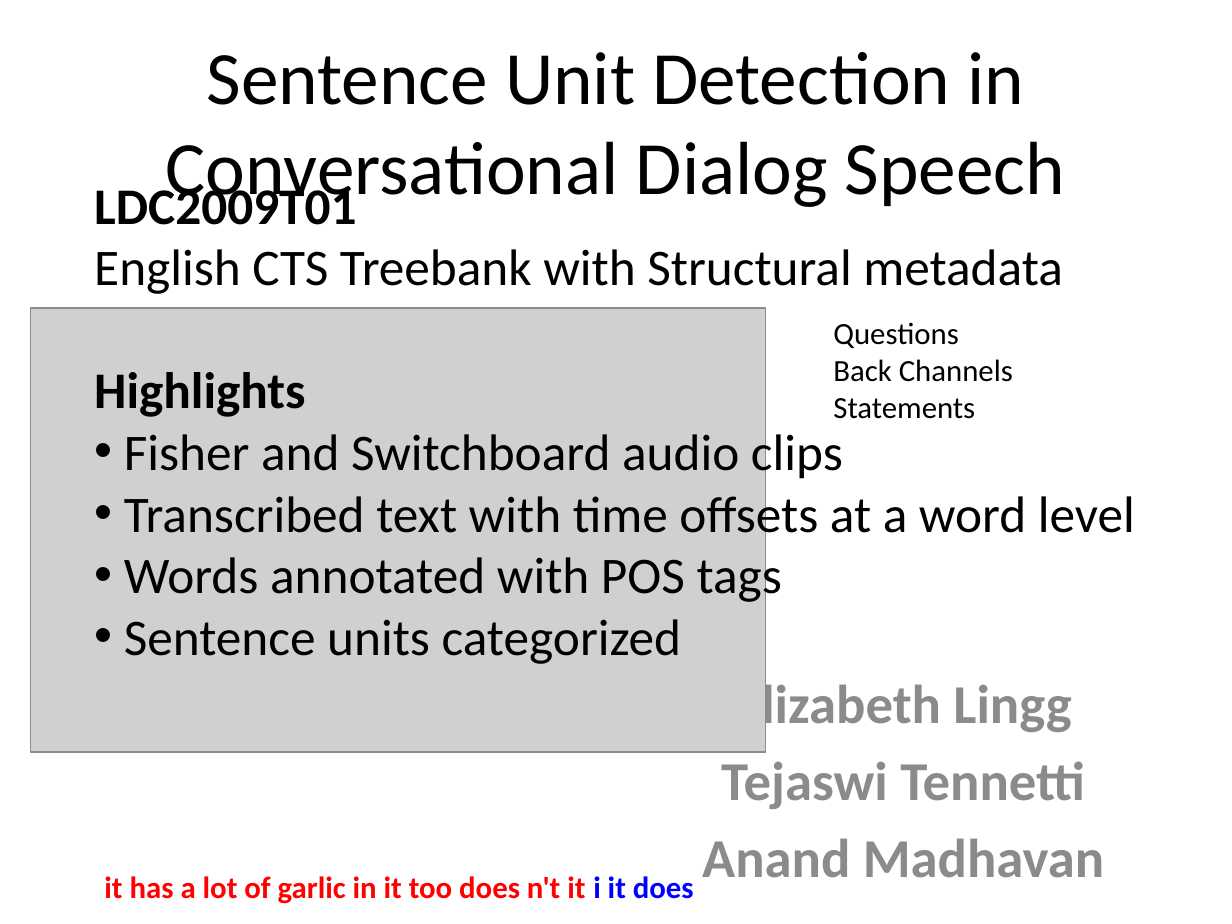
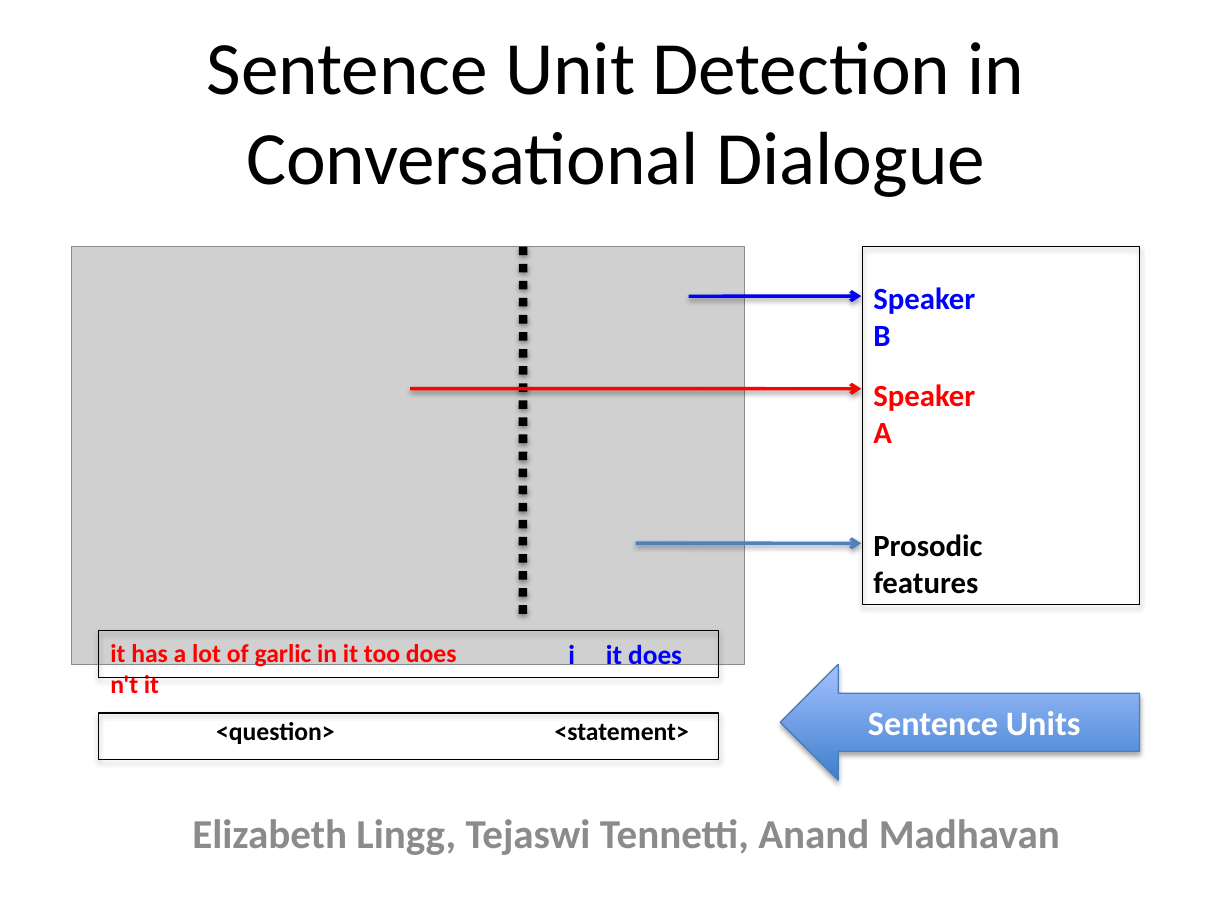
Before and after one commit to elingg/um-err-hmm, a slide deck: slide 1 of Poster.pptx. Drawn at 1232x924 pixels with LibreOffice and Linux fonts; fonts in the diff are those of the drawing; grey boxes stand for pictures. Boxes give left, top, right and bottom in pixels: in the first picture for what was removed or moved away, otherwise in the second. Text is boxed around its words. In the diff, an @@ line names an element or a change of style, - is before the commit and + after.

```diff
--- a/Poster.pptx
+++ b/Poster.pptx
@@ title at bbox=[207, 42, 1024, 197]: text changed @@
-Sentence Unit Detection in Conversational Dialog Speech
+Sentence Unit Detection in Conversational Dialogue
@@ text removed at bbox=[94, 181, 1135, 664] @@
-LDC2009T01
-English CTS Treebank with Structural metadata
-Highlights
-• Fisher and Switchboard audio clips
-• Transcribed text with time offsets at a word level
-• Words annotated with POS tags
-• Sentence units categorized
@@ picture: place and size @@
-picture at bbox=[31, 308, 766, 753]
+picture at bbox=[71, 246, 744, 664]
@@ line added from (524, 246) to (522, 621), #000000 5 pt dashed @@
@@ rectangle added at bbox=[862, 246, 1140, 604], outline #000000 0.75 pt @@
@@ arrow added from (689, 296) to (861, 296), #0000FF 2 pt @@
@@ text added at bbox=[873, 287, 975, 346], 18 pt, text #0000FF, bold @@
+Speaker B
@@ text removed at bbox=[833, 322, 1013, 419] @@
-Questions
-Back Channels Statements
@@ arrow added from (410, 388) to (861, 389), #FF0000 2 pt @@
@@ text added at bbox=[873, 384, 975, 443], 18 pt, text #FF0000, bold @@
+Speaker A
@@ text added at bbox=[873, 534, 982, 594], 18 pt, text #000000, bold @@
+Prosodic features
@@ arrow added from (636, 543) to (861, 543), #4F81BD 2 pt @@
@@ rectangle added at bbox=[99, 631, 719, 678], outline #000000 0.75 pt @@
@@ text at bbox=[110, 644, 457, 693]: text changed; size 18 to 15 pt @@
-it has a lot of garlic in it too does n't it i it does
+it has a lot of garlic in it too does n't it
@@ text added at bbox=[568, 645, 682, 670], 16 pt, text #0000FF, bold @@
+i it does
@@ left arrow added at bbox=[780, 664, 1140, 780], fill gradient #3F80CE to #A4C4FF, outline #4B7EBC 0.75 pt, 20 pt, text #FFFFFF, bold @@
+Sentence Units
@@ rectangle added at bbox=[99, 713, 719, 760], outline #000000 0.75 pt @@
@@ text added at bbox=[216, 722, 334, 744], 15 pt, text #000000, bold @@
+<question>
@@ text added at bbox=[555, 723, 689, 741], 15 pt, text #000000, bold @@
+<statement>
@@ subtitle at bbox=[192, 819, 1060, 855]: text changed; size 32 to 24 pt @@
-Elizabeth Lingg
-Tejaswi Tennetti
-Anand Madhavan
+Elizabeth Lingg, Tejaswi Tennetti, Anand Madhavan
```
Also in this commit, not shown: 2 other slides changed, 1 slide removed, 4 other files.
